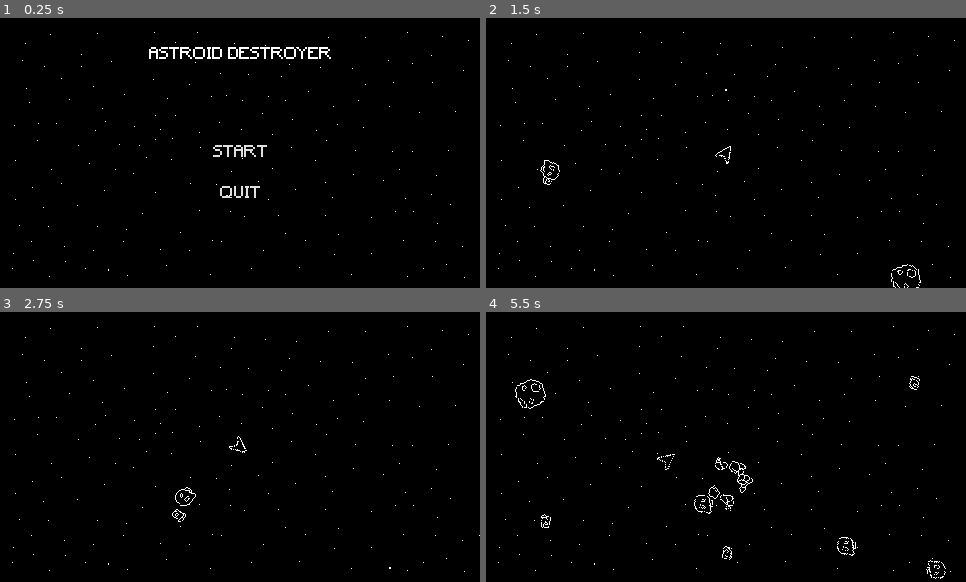
Above: before the commit, frames 1-4 (two rows, left to right).
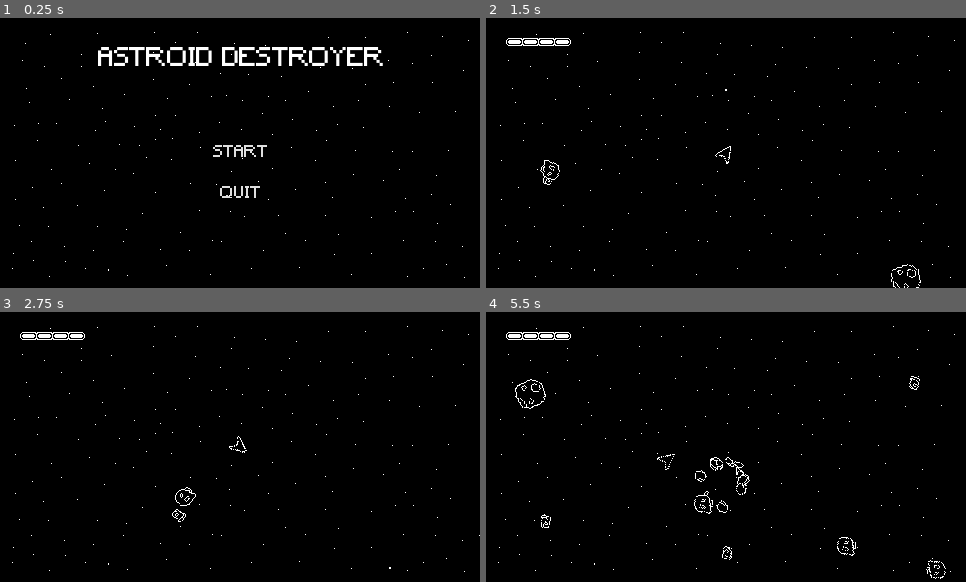
Above: after the commit, the same moments.

Repository: agkioura/Asteroids-Clone
Game: Godot game, scene res://game.tscn
The game is run twice, just before and just after one commit, with the same random seed, the same clock (stepped at 60 frames per second) and the same inputs.
Inputs:
- Up to frame 1 (0.25 s): no input
- Up to frame 2 (1.5 s): click "START" at 0.5 s; hold Right (ui_right) from 1.28 s (still down); hold Z (shoot) from 1.28 s (still down)
- Up to frame 3 (2.75 s): release Right (ui_right) at 2.03 s; release Z (shoot) at 2.03 s; hold Down (ui_down) from 2.03 s (still down); tap Z (shoot) at 2.1 s
- Up to frame 4 (5.5 s): release Down (ui_down) at 2.78 s; hold Right (ui_right) 2.78-3.53 s; hold Z (shoot) 2.78-3.53 s; hold Up (ui_up) 3.53-4.28 s; tap Z (shoot) at 3.6, 5.1 s; hold Z (shoot) 4.28-5.03 s; hold Left (ui_left) from 4.28 s (still down)

The runs differ from the first frame. In frame 1, 2.2% of the frame differs, in the area x 20-80%, y 10-18%; in frame 2, 0.3%; in frame 3, 0.3%; in frame 4, 0.6%.

Commit message:
created health bar mechanic and added flickering effect uppon damage

Diff:
--- a/entities/asteroid/asteroid.gd
+++ b/entities/asteroid/asteroid.gd
@@ -1,32 +1,44 @@
 class_name Asteroid extends Node2D
 
 @onready var detection: Area2D = $detection
-@onready var animation_player: AnimationPlayer = $AnimationPlayer
 @onready var sprite_2d: Sprite2D = $Sprite2D
 @onready var explosionParticles: GPUParticles2D = $GPUParticles2D
+@onready var collision: CollisionShape2D = $detection/CollisionShape2D
 
 var speed: int = 100
 var rotateSpeed: float = 1.5
 
 var direction: Vector2 = Vector2.ZERO
+var size: String
 
 func _ready() -> void:
+	collision.shape = collision.shape.duplicate(true)
 	detection.area_entered.connect(_on_detection_area_entered)
 	explosionParticles.finished.connect(_on_particle_finish)
+	match size:
+		"big":
+			sprite_2d.frame = 0
+			collision.shape.radius = 16
+		"medium":
+			sprite_2d.frame = 1
+			collision.shape.radius = 9
+		"small":
+			sprite_2d.frame = 2
+			collision.shape.radius = 6
+
 
 func _physics_process(delta: float) -> void:
 	rotate(rotateSpeed * delta)
 	global_position += direction * speed * delta
-
-func setSize(size: String) -> void:
-	animation_player.play(size + "_asteroid")
 
 func _on_detection_area_entered(area: Area2D) -> void:
 	if area.get_parent() is Bullet:
 		explosionParticles.emitting = true
 		sprite_2d.visible = false
 	if area.get_parent() is SpaceShip and sprite_2d.visible:
-		Global.gameOver.emit()
+		area.get_parent().damage()
+		explosionParticles.emitting = true
+		sprite_2d.visible = false
 
 func _on_particle_finish() -> void:
 	explosionParticles.emitting = false
--- a/entities/asteroid/asteroid.tscn
+++ b/entities/asteroid/asteroid.tscn
@@ -1,102 +1,11 @@
-[gd_scene load_steps=13 format=3 uid="uid://dy1jue2stgx80"]
+[gd_scene load_steps=9 format=3 uid="uid://dy1jue2stgx80"]
 
 [ext_resource type="Script" uid="uid://ci4lwh05o85e" path="res://entities/asteroid/asteroid.gd" id="1_4qh0a"]
 [ext_resource type="Texture2D" uid="uid://bp8g34t7qjkip" path="res://assets/asteroids.png" id="2_4qh0a"]
 [ext_resource type="Texture2D" uid="uid://baafodhm4six1" path="res://assets/asteroid_particles.png" id="3_ecv56"]
 
 [sub_resource type="CircleShape2D" id="CircleShape2D_4qh0a"]
-radius = 16.0
-
-[sub_resource type="Animation" id="Animation_ecv56"]
-resource_name = "big_asteroid"
-length = 0.001
-tracks/0/type = "value"
-tracks/0/imported = false
-tracks/0/enabled = true
-tracks/0/path = NodePath("Sprite2D:frame")
-tracks/0/interp = 1
-tracks/0/loop_wrap = true
-tracks/0/keys = {
-"times": PackedFloat32Array(0),
-"transitions": PackedFloat32Array(1),
-"update": 1,
-"values": [0]
-}
-tracks/1/type = "value"
-tracks/1/imported = false
-tracks/1/enabled = true
-tracks/1/path = NodePath("detection/CollisionShape2D:shape:radius")
-tracks/1/interp = 1
-tracks/1/loop_wrap = true
-tracks/1/keys = {
-"times": PackedFloat32Array(0),
-"transitions": PackedFloat32Array(1),
-"update": 0,
-"values": [16.0]
-}
-
-[sub_resource type="Animation" id="Animation_useci"]
-resource_name = "medium_asteroid"
-length = 0.001
-tracks/0/type = "value"
-tracks/0/imported = false
-tracks/0/enabled = true
-tracks/0/path = NodePath("Sprite2D:frame")
-tracks/0/interp = 1
-tracks/0/loop_wrap = true
-tracks/0/keys = {
-"times": PackedFloat32Array(0),
-"transitions": PackedFloat32Array(1),
-"update": 1,
-"values": [1]
-}
-tracks/1/type = "value"
-tracks/1/imported = false
-tracks/1/enabled = true
-tracks/1/path = NodePath("detection/CollisionShape2D:shape:radius")
-tracks/1/interp = 1
-tracks/1/loop_wrap = true
-tracks/1/keys = {
-"times": PackedFloat32Array(0.001),
-"transitions": PackedFloat32Array(1),
-"update": 0,
-"values": [9.0]
-}
-
-[sub_resource type="Animation" id="Animation_4qh0a"]
-resource_name = "small_asteroid"
-length = 0.001
-tracks/0/type = "value"
-tracks/0/imported = false
-tracks/0/enabled = true
-tracks/0/path = NodePath("Sprite2D:frame")
-tracks/0/interp = 1
-tracks/0/loop_wrap = true
-tracks/0/keys = {
-"times": PackedFloat32Array(0),
-"transitions": PackedFloat32Array(1),
-"update": 1,
-"values": [2]
-}
-tracks/1/type = "value"
-tracks/1/imported = false
-tracks/1/enabled = true
-tracks/1/path = NodePath("detection/CollisionShape2D:shape:radius")
-tracks/1/interp = 1
-tracks/1/loop_wrap = true
-tracks/1/keys = {
-"times": PackedFloat32Array(0),
-"transitions": PackedFloat32Array(1),
-"update": 0,
-"values": [6.0]
-}
-
-[sub_resource type="AnimationLibrary" id="AnimationLibrary_go57s"]
-_data = {
-&"big_asteroid": SubResource("Animation_ecv56"),
-&"medium_asteroid": SubResource("Animation_useci"),
-&"small_asteroid": SubResource("Animation_4qh0a")
-}
+radius = 6.0
 
 [sub_resource type="CanvasItemMaterial" id="CanvasItemMaterial_useci"]
 particles_animation = true
@@ -136,6 +45,7 @@
 [node name="Sprite2D" type="Sprite2D" parent="."]
 texture = ExtResource("2_4qh0a")
 hframes = 3
+frame = 2
 
 [node name="detection" type="Area2D" parent="."]
 collision_layer = 4
@@ -143,11 +53,6 @@
 
 [node name="CollisionShape2D" type="CollisionShape2D" parent="detection"]
 shape = SubResource("CircleShape2D_4qh0a")
-
-[node name="AnimationPlayer" type="AnimationPlayer" parent="."]
-libraries = {
-&"": SubResource("AnimationLibrary_go57s")
-}
 
 [node name="GPUParticles2D" type="GPUParticles2D" parent="."]
 material = SubResource("CanvasItemMaterial_useci")
--- a/entities/space ship/space_ship.gd
+++ b/entities/space ship/space_ship.gd
@@ -1,4 +1,6 @@
 class_name SpaceShip extends CharacterBody2D
+
+signal damaged
 
 @export var speed: int = 100
 @export var turnSpeed: float = 3.0
@@ -6,14 +8,19 @@
 @onready var sprite: Sprite2D = $Sprite2D
 @onready var marker_2d: Marker2D = $Marker2D
 @onready var shoot_cooldown: Timer = $ShootCooldown
+@onready var i_frames: Timer = $iFrames
+@onready var animation_player: AnimationPlayer = $AnimationPlayer
 
 var direction: Vector2 = Vector2.ZERO
 var lookDirection: Vector2 = Vector2(0, -1)
 
+var maxHealth: int = 4
+var currentHealth: int = 4
+
 func _ready() -> void:
 	pass
 
-func _process(delta: float) -> void:
+func _physics_process(delta: float) -> void:
 	moveShip(delta)
 
 func _input(event: InputEvent) -> void:
@@ -45,3 +52,20 @@
 	bullet.global_position = marker_2d.global_position
 	bullet.direction = lookDirection
 	get_parent().add_child.call_deferred(bullet)
+
+#func animateDamage() -> void:
+	#if tween:
+		#tween.kill()
+	#tween = get_tree().create_tween()
+	#tween.tween_property(sprite, "modulate:a", 0, 0.5).set_trans(Tween.TRANS_SINE)
+
+func damage() -> void:
+	if i_frames.is_stopped():
+		if currentHealth - 1 > 0:
+			currentHealth -= 1
+			damaged.emit()
+			i_frames.start(0.5)
+			#animateDamage()
+			animation_player.play("damaged")
+		else:
+			Global.gameOver.emit()
--- a/entities/space ship/space_ship.tscn
+++ b/entities/space ship/space_ship.tscn
@@ -1,10 +1,47 @@
-[gd_scene load_steps=4 format=3 uid="uid://ca0nwy12u8gi5"]
+[gd_scene load_steps=7 format=3 uid="uid://ca0nwy12u8gi5"]
 
 [ext_resource type="Texture2D" uid="uid://b5f8rpefqmabr" path="res://assets/space-ship.png" id="1_bk2x3"]
 [ext_resource type="Script" uid="uid://c7g0xs5ewbq1x" path="res://entities/space ship/space_ship.gd" id="1_uvhui"]
 
 [sub_resource type="CircleShape2D" id="CircleShape2D_uvhui"]
 radius = 11.0
+
+[sub_resource type="Animation" id="Animation_uvhui"]
+resource_name = "damaged"
+length = 0.5
+tracks/0/type = "value"
+tracks/0/imported = false
+tracks/0/enabled = true
+tracks/0/path = NodePath("Sprite2D:visible")
+tracks/0/interp = 1
+tracks/0/loop_wrap = true
+tracks/0/keys = {
+"times": PackedFloat32Array(0, 0.1, 0.2, 0.3, 0.4, 0.5),
+"transitions": PackedFloat32Array(1, 1, 1, 1, 1, 1),
+"update": 1,
+"values": [false, true, false, true, false, true]
+}
+
+[sub_resource type="Animation" id="Animation_ule3m"]
+length = 0.001
+tracks/0/type = "value"
+tracks/0/imported = false
+tracks/0/enabled = true
+tracks/0/path = NodePath("Sprite2D:visible")
+tracks/0/interp = 1
+tracks/0/loop_wrap = true
+tracks/0/keys = {
+"times": PackedFloat32Array(0),
+"transitions": PackedFloat32Array(1),
+"update": 1,
+"values": [true]
+}
+
+[sub_resource type="AnimationLibrary" id="AnimationLibrary_5b78f"]
+_data = {
+&"RESET": SubResource("Animation_ule3m"),
+&"damaged": SubResource("Animation_uvhui")
+}
 
 [node name="CharacterBody2D" type="CharacterBody2D"]
 collision_mask = 16
@@ -29,3 +66,12 @@
 
 [node name="CollisionPolygon2D" type="CollisionPolygon2D" parent="Area2D"]
 polygon = PackedVector2Array(0, -8, -5, 4, -6, 7, -2, 3, 2, 3, 6, 7)
+
+[node name="iFrames" type="Timer" parent="."]
+wait_time = 0.5
+one_shot = true
+
+[node name="AnimationPlayer" type="AnimationPlayer" parent="."]
+libraries = {
+&"": SubResource("AnimationLibrary_5b78f")
+}
--- a/game.gd
+++ b/game.gd
@@ -1,6 +1,8 @@
 class_name Game extends Node2D
 
 var currentScene = null
+var currentGui = null
+
 func _ready() -> void:
 	Global.game = self
 	Global.gameOver.connect(_on_game_over)
@@ -11,6 +13,10 @@
 	currentScene = load("res://levels/level.tscn").instantiate()
 	add_child(currentScene)
 
+func loadGui() -> void:
+	currentGui = load("res://ui/health_bar.tscn").instantiate()
+	add_child(currentGui)
+
 func _on_game_over() -> void:
 	currentScene = load("res://menus/main menu/mainMenu.tscn").instantiate()
 	add_child(currentScene)
--- a/global.gd
+++ b/global.gd
@@ -1,6 +1,7 @@
 extends Node
 
 var game: Game
+var player: SpaceShip
 
 signal gameOver
 
--- a/levels/level.gd
+++ b/levels/level.gd
@@ -16,39 +16,43 @@
 
 	area_2d.area_entered.connect(_on_area_connect)
 
-	ship = load("res://entities/space ship/space_ship.tscn").instantiate()
+	ship = preload("res://entities/space ship/space_ship.tscn").instantiate()
 	ship.global_position = Vector2(240, 135)
+
+	Global.player = ship
+
 	entities.add_child(ship)
 
 	for spawnPoint in spawn_points.get_children():
 		positions.append(spawnPoint.global_position)
 
+	Global.game.loadGui()
+
 func _process(_delta: float) -> void:
 	if spawn_timer.is_stopped():
-		spawnAstroid()
+		spawnAstroids()
+		spawn_timer.start(2)
 
-func spawnAstroid() -> void:
+func spawnAstroids() -> void:
 	for i in range(rng.randi_range(3,4)):
 		var index = rng.randi_range(0, positions.size() - 1)
-		var asteroid = load("res://entities/asteroid/asteroid.tscn").instantiate()
+		var asteroid = preload("res://entities/asteroid/asteroid.tscn").instantiate()
 		asteroid.global_position = positions[index]
 		var randomOffset = Vector2(rng.randi_range(0, 200), rng.randi_range(0, 200))
 		asteroid.direction = asteroid.global_position.direction_to(ship.global_position + randomOffset)
-		entities.add_child(asteroid)
 
 		var type = rng.randi_range(0, 2)
 		match type:
 			0:
-				asteroid.setSize("big")
+				asteroid.size = "big"
 			1:
-				asteroid.setSize("medium")
+				asteroid.size = "medium"
 			2:
-				asteroid.setSize("small")
+				asteroid.size = "small"
 
-	spawn_timer.start(2)
+		entities.add_child.call_deferred(asteroid)
 
 func _on_area_connect(area: Area2D) -> void:
-	print("despawn")
 	area.get_parent().queue_free()
 
 func _on_game_over() -> void:
--- a/menus/main menu/mainMenu.tscn
+++ b/menus/main menu/mainMenu.tscn
@@ -28,6 +28,7 @@
 size_flags_horizontal = 8
 size_flags_vertical = 1
 theme_override_fonts/font = ExtResource("3_wwbbu")
+theme_override_font_sizes/font_size = 25
 text = "ASTROID DESTROYER"
 
 [node name="startButton" type="Button" parent="."]
--- /dev/null
+++ b/ui/health_bar.gd
@@ -0,0 +1,19 @@
+extends CanvasLayer
+
+@onready var health: HBoxContainer = $MarginContainer/TextureRect/HBoxContainer
+var healthPoints: int
+
+func _ready() -> void:
+	healthPoints = Global.player.maxHealth
+	Global.player.damaged.connect(_on_ship_damaged)
+	initHealth()
+
+func initHealth() -> void:
+	for i in range(healthPoints):
+		var hp = TextureRect.new()
+		hp.texture = load("res://assets/health_filler.png")
+		health.add_child(hp)
+
+func _on_ship_damaged() -> void:
+	var hp := health.get_children()
+	hp[-1].queue_free()
--- /dev/null
+++ b/ui/health_bar.tscn
@@ -0,0 +1,28 @@
+[gd_scene load_steps=3 format=3 uid="uid://br2kncrhlrpwx"]
+
+[ext_resource type="Script" uid="uid://btlukpsi1usuq" path="res://ui/health_bar.gd" id="1_prk0l"]
+[ext_resource type="Texture2D" uid="uid://cf870wgnjfq5s" path="res://assets/health_bar_placeholder.png" id="1_rwxrv"]
+
+[node name="HealthBar" type="CanvasLayer"]
+script = ExtResource("1_prk0l")
+
+[node name="MarginContainer" type="MarginContainer" parent="."]
+offset_right = 40.0
+offset_bottom = 40.0
+theme_override_constants/margin_left = 20
+theme_override_constants/margin_top = 20
+
+[node name="TextureRect" type="TextureRect" parent="MarginContainer"]
+layout_mode = 2
+size_flags_horizontal = 4
+texture = ExtResource("1_rwxrv")
+stretch_mode = 2
+
+[node name="HBoxContainer" type="HBoxContainer" parent="MarginContainer/TextureRect"]
+layout_mode = 2
+offset_left = 1.0
+offset_top = 1.0
+offset_right = 16.0
+offset_bottom = 7.0
+grow_vertical = 2
+theme_override_constants/separation = 1
Binary file added: assets/health_bar_placeholder.png
Not shown, added: assets/health_bar_placeholder.png.import
Binary file added: assets/health_filler.png
Not shown, added: assets/health_filler.png.import
Not shown, added: ui/health_bar.gd.uid
